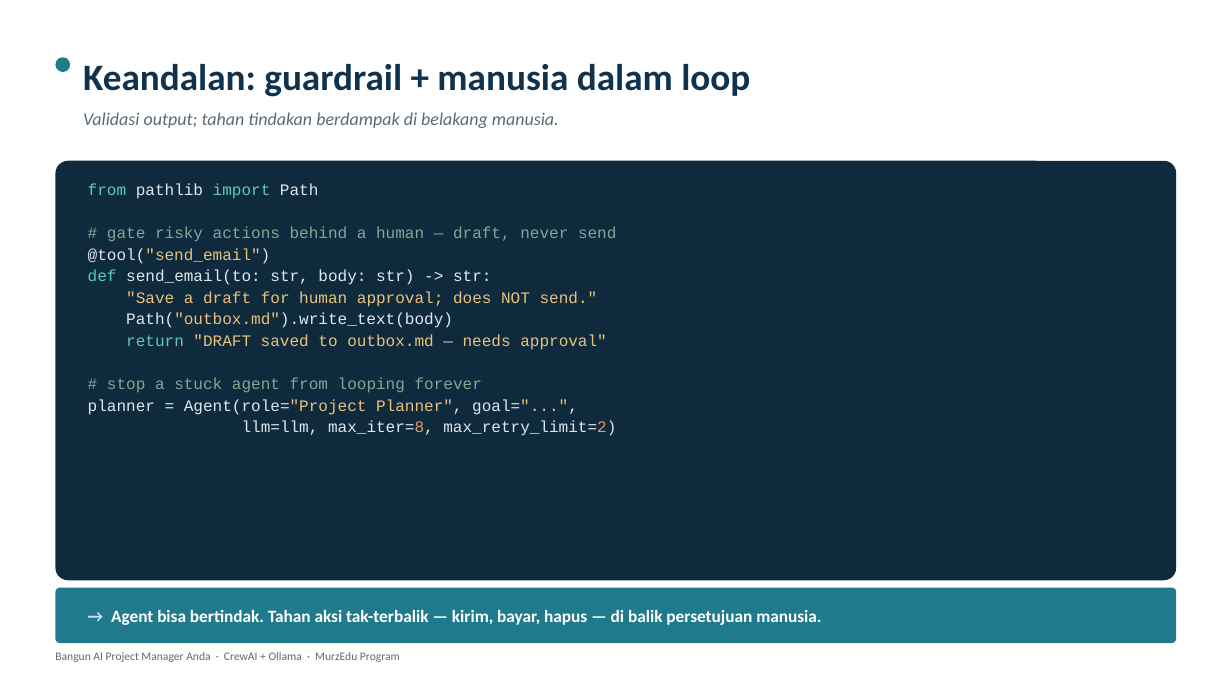
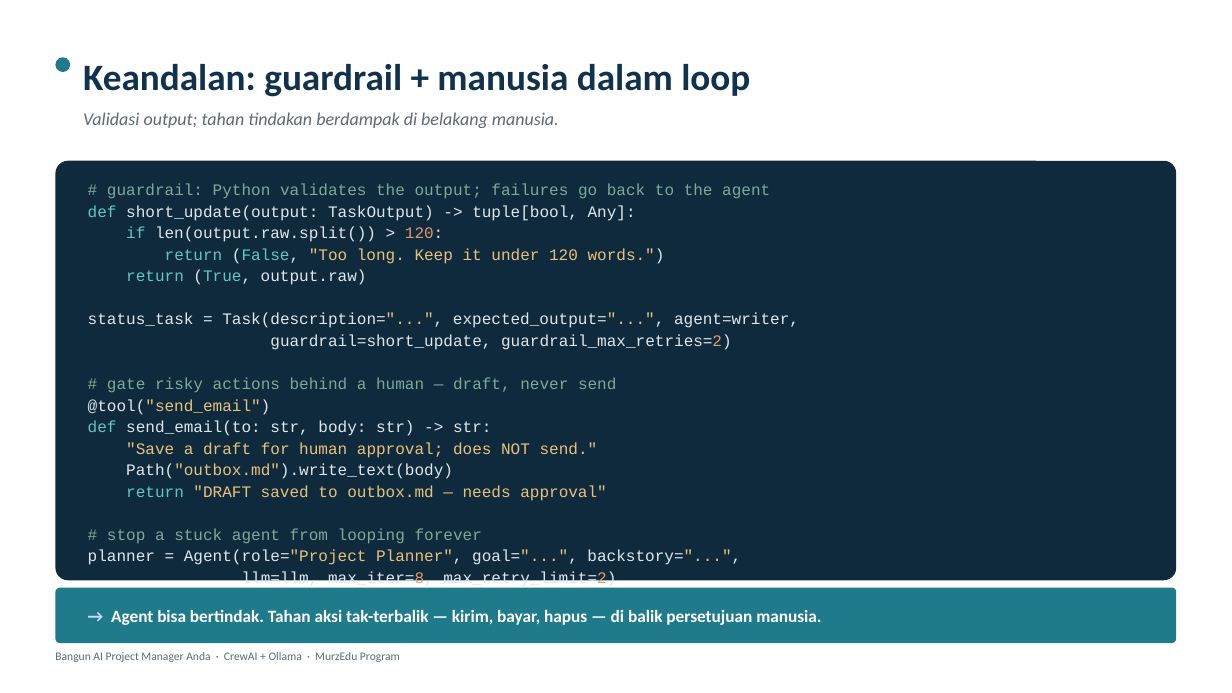
Before and after one commit to adepuu/ai-pm-workshop, a slide deck: slide 23 of MurzEdu_AI_Workshop_Package/01_Slide_Deck/AI_Project_Manager_Workshop_ID.pptx. Drawn at 1232x693 pixels with LibreOffice and Linux fonts; fonts in the diff are those of the drawing. Boxes give left, top, right and bottom in pixels: in the first picture for what was removed or moved away, otherwise in the second. Text is boxed around its words. In the diff, an @@ line names an element or a change of style, - is before the commit and + after.

```diff
--- a/MurzEdu_AI_Workshop_Package/01_Slide_Deck/AI_Project_Manager_Workshop_ID.pptx
+++ b/MurzEdu_AI_Workshop_Package/01_Slide_Deck/AI_Project_Manager_Workshop_ID.pptx
@@ text at <box>88,183,799,350</box>: text changed @@
-from pathlib import Path
+# guardrail: Python validates the output; failures go back to the agent
+def short_update(output: TaskOutput) -> tuple[bool, Any]:
+if len(output.raw.split()) > 120:
+return (False, "Too long. Keep it under 120 words.")
+return (True, output.raw)
+status_task = Task(description="...", expected_output="...", agent=writer,
+guardrail=short_update, guardrail_max_retries=2)
@@ text at <box>88,550,741,565</box>: text changed @@
-planner = Agent(role="Project Planner", goal="...",
+planner = Agent(role="Project Planner", goal="...", backstory="...",
```
Also in this commit, not shown: 9 other slides changed, 28 other files.
